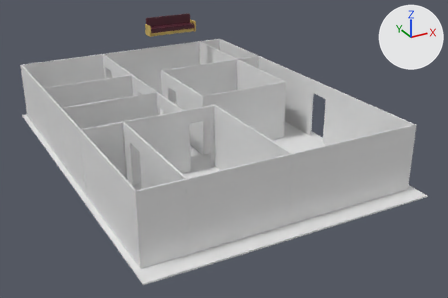
The Blender file Unwelcome/Assets/unspooky_house.blend, before and after one commit.
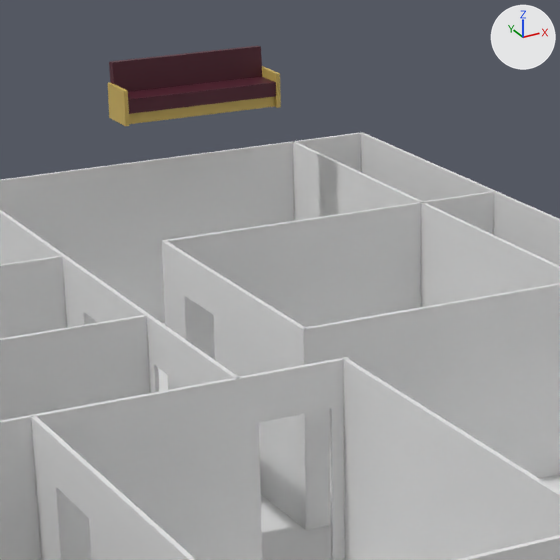
Each version appears first whole from a camera (50 mm lens) standing at (-6.69, -25.16, 9.85) and looking at (3.75, -6.18, 0.36), and next in a close-up on the part from 25% to 62% of the width and 0% to 55% of the height. Every picture has the same lights, and +X, +Y and +Z are marked at upper right.

Objects in the first close-up: 'Closet Wall', 'Couch', 'Couch.001', 'Couch.002', 'Couch.003', 'Couch.004', 'East Wall', 'Master Bathroom', 'Master Bed Entrance', 'North Entrance Wall', 'Sister East', 'Sister North', 'Sister South', 'Sister West', 'South Master Bedroom', 'South Wall'.
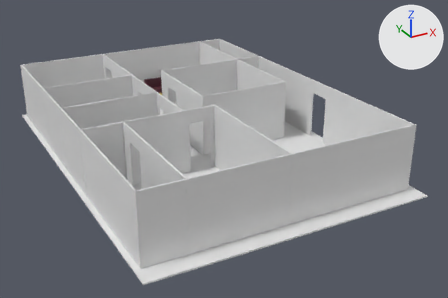
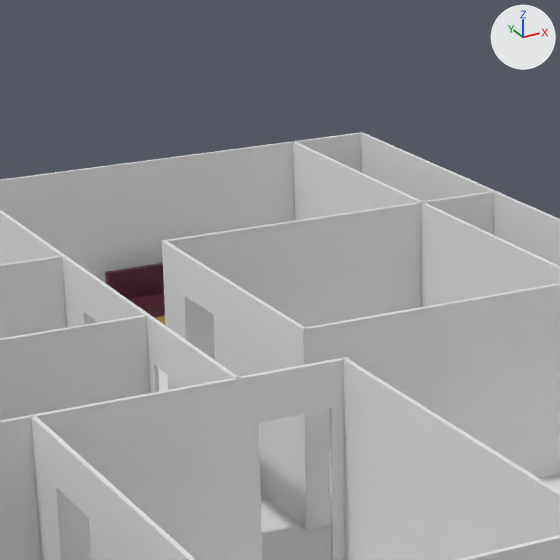
Boxes (x1, y1, x2, y2) around the edits, measured in the close-ups (560 x 560 px):
'Couch.002', deleted: before (109, 46, 262, 92)
'Couch.001', deleted: before (128, 77, 276, 114)
'Couch.003', reshaped, moved: before (262, 66, 281, 108); after (105, 263, 165, 325)
'Couch', deleted (yellow): before (129, 97, 274, 124)
'Couch.004', deleted (yellow): before (108, 83, 129, 126)
part 1 of me_cube_022, added: after (155, 316, 165, 325)
part 2 of me_cube_022, added: after (128, 293, 165, 318)
part 3 of me_cube_022, added: after (105, 263, 164, 299)

Edits to the bpy script that builds the scene:
```text
Change me_cube_022:
    where me_cube_022.from_pydata(...)  # 8 vertices, 6 faces; spans x -0.305..0.305, y -0.305..0.305, z -0.305..0.305
    used by ob_couch_003; location = (5.92, 0.8, 3.5); scale = (0.0918, 0.919, 0.754)
    verts and faces of me_cube_022; kept vertices keep their numbers, new ones are numbered from 8
    me_cube_022 part 1: a new loose piece, a box spanning x -23.947..-0.24, y -0.218..0.309, z -0.305..-0.015, in mat_material_012 (yellow #ceb25f)
    me_cube_022 part 2: a new loose piece, a box spanning x -23.947..-0.24, y -0.279..0.195, z -0.104..0.146, in mat_material_007 (dark red #4f182a)
    me_cube_022 part 3
    add verts[8] = (-23.947, 0.161, -0.106)
    add verts[9] = (-23.947, 0.21, 0.682)  # pixel (108, 273)
    add verts[10] = (-23.947, 0.287, -0.118)
    add verts[11] = (-23.947, 0.336, 0.671)  # pixel (105, 271)
    add for new, old in zip([*range(12, 16)], [*range(8, 12)]): verts[new] = verts[old] + (23.707, 0.0, 0.0)
    add faces += [(8, 9, 11, 10), (10, 11, 15, 14), (12, 14, 15, 13), (8, 12, 13, 9), (8, 10, 14, 12), (9, 13, 15, 11)]  # mat_material_008 (dark red #4f182a)
    add me_cube_022.materials.append(mat_material_012)  # yellow #ceb25f
    add me_cube_022.materials.append(mat_material_007)  # dark red #4f182a
    add me_cube_022.materials.append(mat_material_008)  # dark red #4f182a
    add me_cube_022.materials.append(mat_material_010)  # yellow #ceb25f
Remove ob_couch:
    ob_couch = bpy.data.objects.new('Couch', me_cube_019)
    ob_couch.location = (4.81, 0.84, 3.38)
    ob_couch.scale = (3.57, 0.794, 0.358)
Remove ob_couch_001:
    ob_couch_001 = bpy.data.objects.new('Couch.001', me_cube_005)
    ob_couch_001.location = (4.81, 0.76, 3.52)
    ob_couch_001.scale = (3.57, 0.714, 0.309)
Remove ob_couch_002:
    ob_couch_002 = bpy.data.objects.new('Couch.002', me_cube_006)
    ob_couch_002.location = (4.81, 1.03, 3.72)
    ob_couch_002.rotation_euler = (-0.0764, 0.0, 0.0)  # degrees (-4.4, 0, 0)
    ob_couch_002.scale = (3.57, 0.19, 0.978)
Remove ob_couch_004:
    ob_couch_004 = bpy.data.objects.new('Couch.004', me_cube_021)
    ob_couch_004.location = (3.7, 0.8, 3.5)
    ob_couch_004.scale = (0.0918, 0.919, 0.762)
Change ob_couch_003:
    ob_couch_003.location: (5.92, 0.8, 3.5) -> (5.92, 1.34, 0.46)
```
